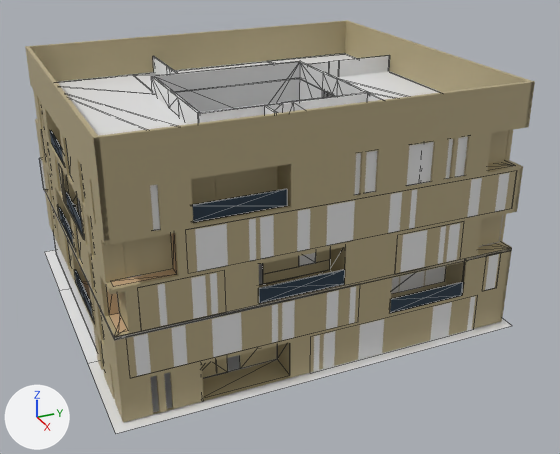
An edit to the FBX model Assets/Resources/Models/Scene/BossScene.fbx, drawn before and after from the same camera.
One viewpoint serves both versions: a camera (50 mm lens) standing at (3.5, -1.65, 1.42) and looking at (-0.09, -0.03, -0.38). Every picture has the same lights, and +X, +Y and +Z are marked at lower left. Mesh edges are drawn as thin lines on the coarser meshes. Where no turn or scale is listed for an object, it has been applied to the vertices. Vertices at the same position are counted once.

The first picture shows 'Line025', 'Line031', 'Line033', 'Line034', 'Object039', 'Object041', 'Object042', 'Object056', 'Plane020', 'Plane031', 'center wall', 'wall'.
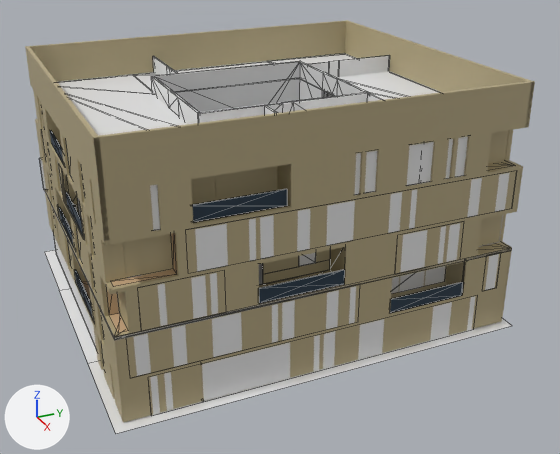
The change, as a diff of the scene's bpy script:
```diff
--- a/Assets/Resources/Models/Scene/BossScene.fbx.py
+++ b/Assets/Resources/Models/Scene/BossScene.fbx.py
@@ me_mesh_047 @@
 me_mesh_047.from_pydata(...)  # 8 vertices, 6 faces; spans x -0.002..0.0, y 0.764..1.738, z -0.101..0.108
 # used by ob_line034; location = (0.683, -0.983, -0.707)
 # before: 0 (0.0, 0.764, -0.101) at pixel (310, 373), 3 (0.0, 0.764, 0.108) at pixel (310, 336), 4 (-0.002, 0.764, -0.101) at pixel (310, 373), 7 (-0.002, 0.764, 0.108) at pixel (310, 336)
+# me_mesh_047 part 1
+for i in [0, 3, 4, 7]: me_mesh_047.vertices[i].co += Vector((0.0, -0.795, 0.0))
```

Location of each change, (x1, y1, x2, y2) in pixels of the pictures (560 x 454 px):
'Line034', reshaped (96% wider, 55% taller)
    before: (310, 296, 475, 373)
    after: (150, 296, 475, 416)
'Object041', unchanged, covered by the edit
    before: (203, 343, 288, 398)
